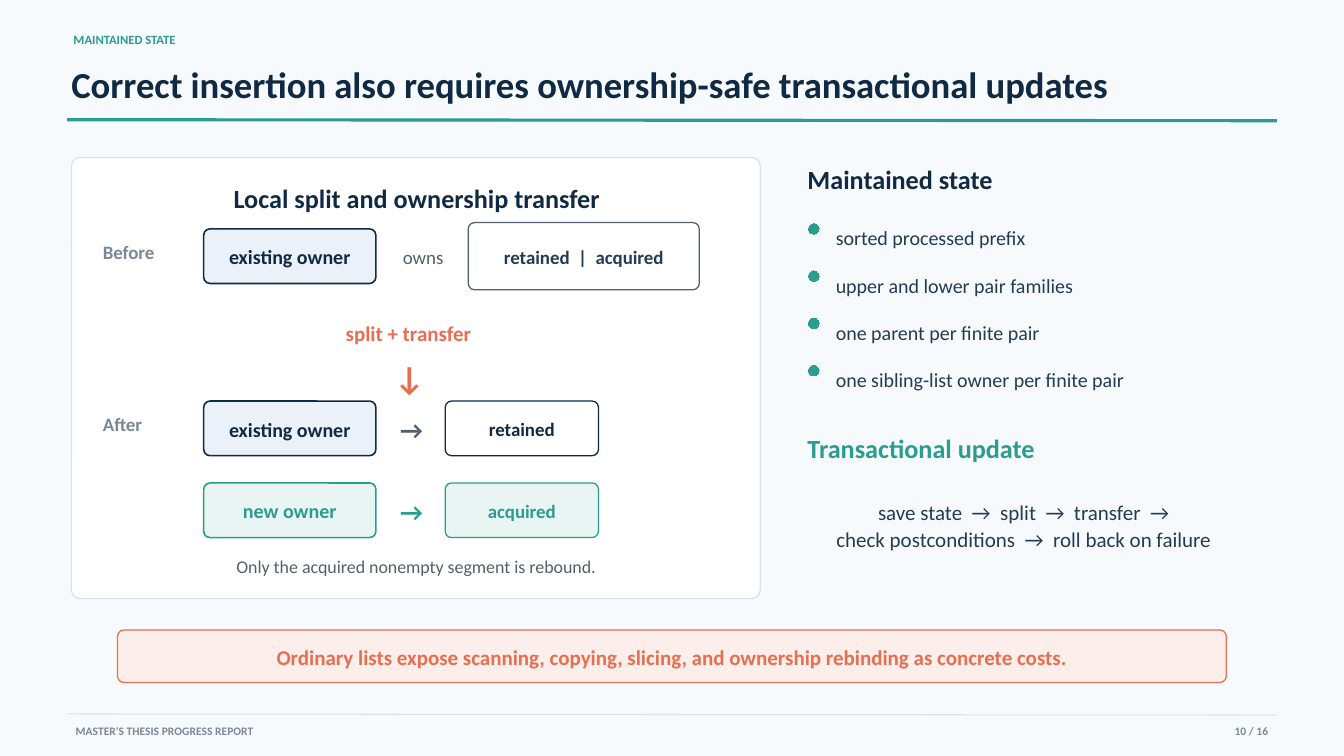
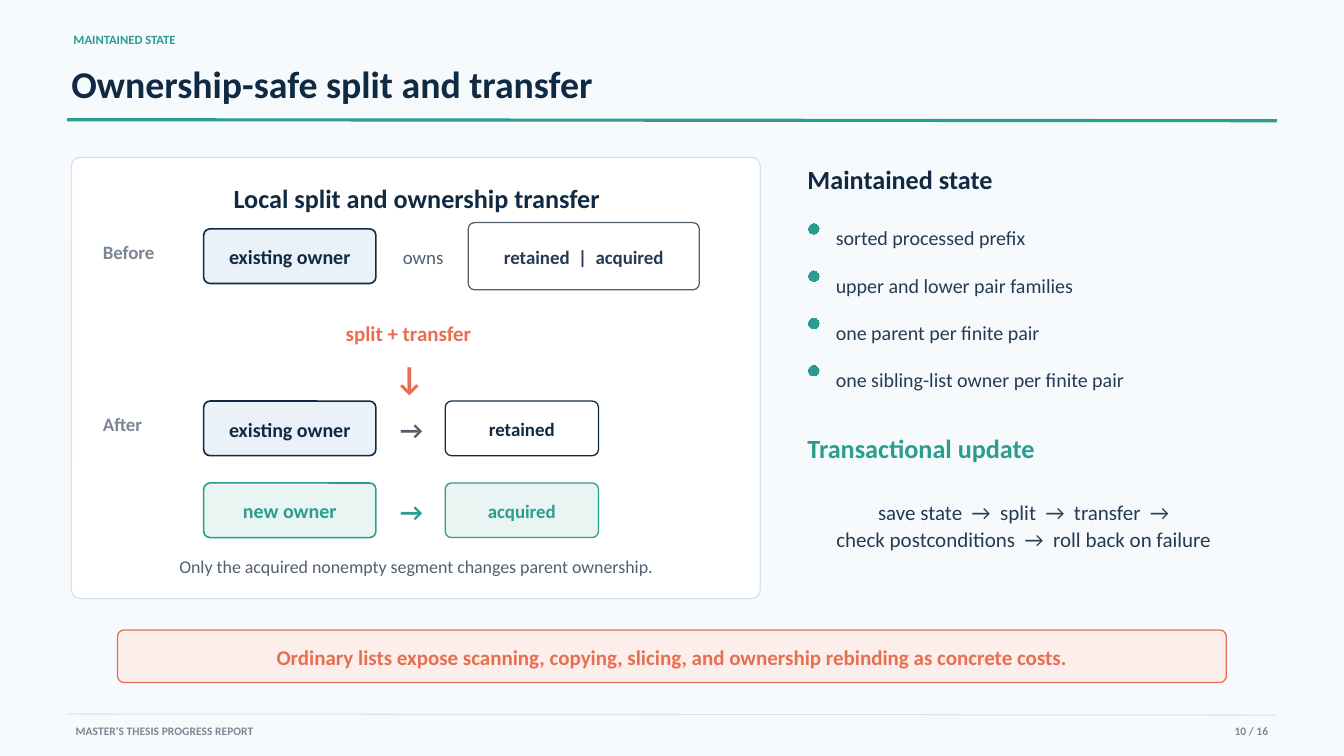
Before and after one commit to YixueWang983/jordan-sorting, a slide deck: slide 10 of presentations/progress_report/Jordan_Sorting_Progress_Report.pptx. Drawn at 1344x756 pixels with LibreOffice and Linux fonts; fonts in the diff are those of the drawing. Boxes give left, top, right and bottom in pixels: in the first picture for what was removed or moved away, otherwise in the second. Text is boxed around its words. In the diff, an @@ line names an element or a change of style, - is before the commit and + after.

```diff
--- a/presentations/progress_report/Jordan_Sorting_Progress_Report.pptx
+++ b/presentations/progress_report/Jordan_Sorting_Progress_Report.pptx
@@ text at (71, 71, 592, 104): text changed; size 26.2 to 27 pt @@
-Correct insertion also requires ownership-safe transactional updates
+Ownership-safe split and transfer
@@ text at (179, 560, 653, 576): text changed @@
-Only the acquired nonempty segment is rebound.
+Only the acquired nonempty segment changes parent ownership.
```
Also in this commit, not shown: 9 other slides changed, 5 other files.
